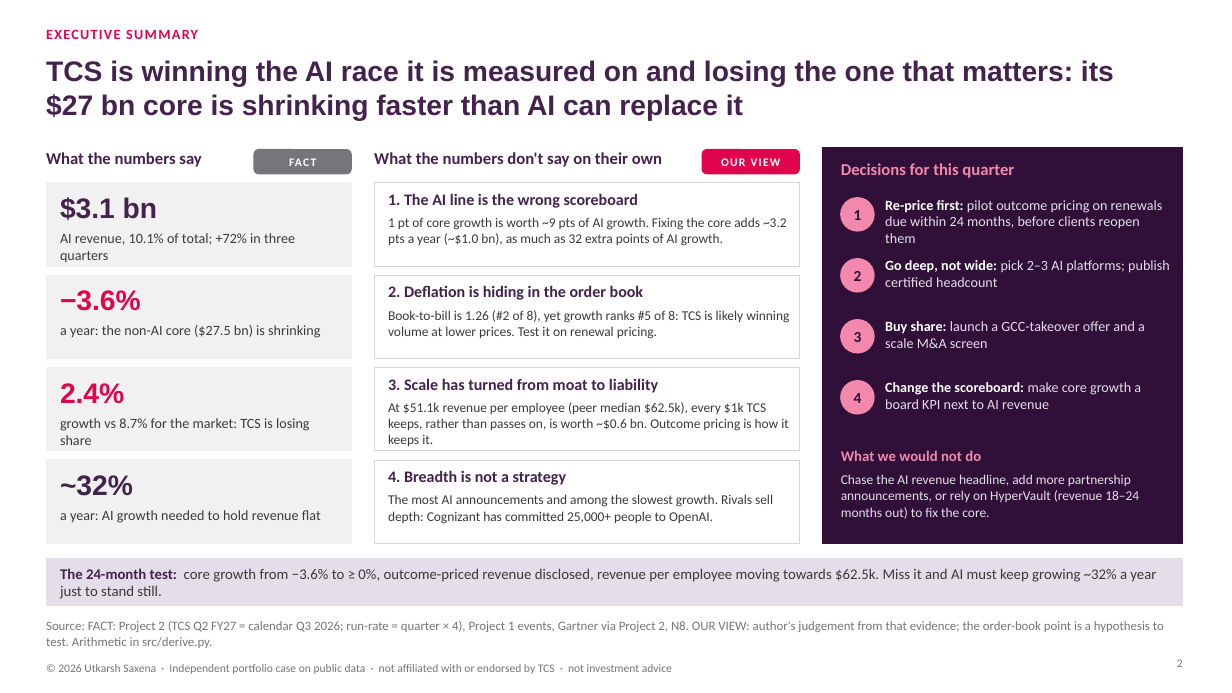
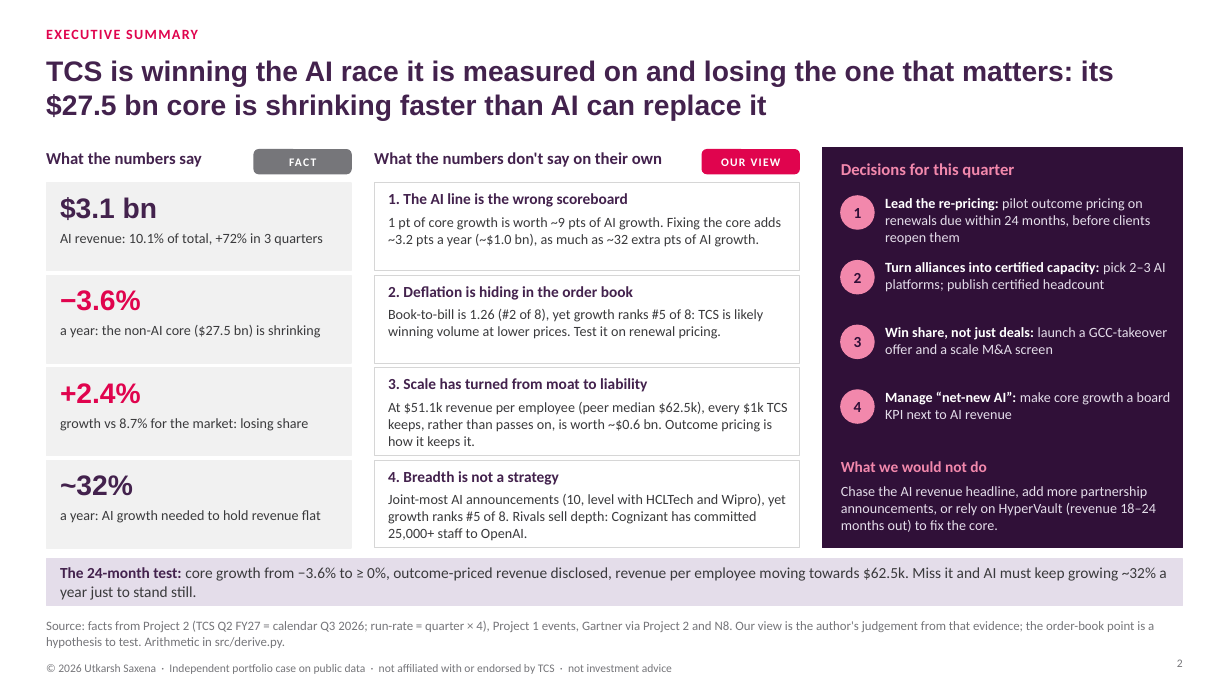
Before and after one commit to lokpriye96/ai-consulting-report-genai-services, a slide deck: slide 2 of outputs/TCS_AI_Deflation_Strategy.pptx. Drawn at 1232x693 pixels with LibreOffice and Linux fonts; fonts in the diff are those of the drawing. Boxes give left, top, right and bottom in pixels: in the first picture for what was removed or moved away, otherwise in the second. Text is boxed around its words. In the diff, an @@ line names an element or a change of style, - is before the commit and + after.

```diff
--- a/outputs/TCS_AI_Deflation_Strategy.pptx
+++ b/outputs/TCS_AI_Deflation_Strategy.pptx
@@ title at bbox=[46, 60, 1114, 121]: text changed @@
-TCS is winning the AI race it is measured on and losing the one that matters: its $27 bn core is shrinking faster than AI can replace it
+TCS is winning the AI race it is measured on and losing the one that matters: its $27.5 bn core is shrinking faster than AI can replace it
@@ rectangle: place and size @@
-rectangle at bbox=[823, 148, 1183, 543]
+rectangle at bbox=[823, 148, 1183, 548]
@@ rectangle: place and size @@
-rectangle at bbox=[46, 183, 351, 266]
+rectangle at bbox=[46, 183, 351, 271]
@@ rectangle: place and size @@
-rectangle at bbox=[374, 183, 799, 266]
+rectangle at bbox=[374, 183, 799, 271]
@@ text at bbox=[885, 198, 1150, 245]: text changed @@
-Re-price first: pilot outcome pricing on renewals due within 24 months, before clients reopen them
+Lead the re-pricing: pilot outcome pricing on renewals due within 24 months, before clients reopen them
@@ text at bbox=[60, 233, 322, 245]: text changed @@
-AI revenue, 10.1% of total; +72% in three quarters
+AI revenue: 10.1% of total, +72% in 3 quarters
@@ text at bbox=[388, 217, 781, 247]: text changed; size 10.5 to 11 pt @@
-1 pt of core growth is worth ~9 pts of AI growth. Fixing the core adds ~3.2 pts a year (~$1.0 bn), as much as 32 extra points of AI growth.
+1 pt of core growth is worth ~9 pts of AI growth. Fixing the core adds ~3.2 pts a year (~$1.0 bn), as much as ~32 extra pts of AI growth.
@@ text at bbox=[885, 262, 1166, 292]: text changed @@
-Go deep, not wide: pick 2–3 AI platforms; publish certified headcount
+Turn alliances into certified capacity: pick 2–3 AI platforms; publish certified headcount
@@ rectangle: place and size @@
-rectangle at bbox=[374, 275, 799, 359]
+rectangle at bbox=[374, 275, 799, 363]
@@ text "3": place and size @@
-text "3" at bbox=[854, 332, 862, 342]
+text "3" at bbox=[854, 337, 862, 347]
@@ ellipse: place and size @@
-ellipse at bbox=[841, 320, 874, 353]
+ellipse at bbox=[841, 325, 874, 359]
@@ text at bbox=[885, 327, 1167, 354]: text changed @@
-Buy share: launch a GCC-takeover offer and a scale M&A screen
+Win share, not just deals: launch a GCC-takeover offer and a scale M&A screen
@@ rectangle: place and size @@
-rectangle at bbox=[46, 368, 351, 451]
+rectangle at bbox=[46, 368, 351, 456]
@@ text at bbox=[60, 383, 141, 404]: text changed @@
-2.4%
++2.4%
@@ rectangle: place and size @@
-rectangle at bbox=[374, 368, 799, 451]
+rectangle at bbox=[374, 368, 799, 456]
@@ text at bbox=[60, 418, 308, 431]: text changed @@
-growth vs 8.7% for the market: TCS is losing share
+growth vs 8.7% for the market: losing share
@@ 2 texts, 1 ellipse: place and size @@
-2 texts, 1 ellipse at bbox=[841, 381, 981, 461]
+2 texts, 1 ellipse at bbox=[841, 390, 987, 472]
@@ text at bbox=[885, 391, 1171, 419]: text changed @@
-Change the scoreboard: make core growth a board KPI next to AI revenue
+Manage “net-new AI”: make core growth a board KPI next to AI revenue
@@ rectangle: place and size @@
-rectangle at bbox=[374, 460, 799, 543]
+rectangle at bbox=[374, 460, 799, 548]
@@ size 12.5 to 12 pt in 4 elements at bbox=[388, 193, 628, 207], bbox=[388, 286, 633, 300], bbox=[388, 378, 647, 392], bbox=[388, 471, 559, 485] @@
@@ text "What we would not do" at bbox=[841, 461, 987, 472]: size 11.5 to 12 pt @@
@@ text at bbox=[388, 494, 786, 541]: text changed; size 10.5 to 11 pt @@
-The most AI announcements and among the slowest growth. Rivals sell depth: Cognizant has committed 25,000+ people to OpenAI.
+Joint-most AI announcements (10, level with HCLTech and Wipro), yet growth ranks #5 of 8. Rivals sell depth: Cognizant has committed 25,000+ staff to OpenAI.
@@ size 10.5 to 11 pt in 3 elements at bbox=[388, 309, 763, 339], bbox=[388, 402, 788, 449], bbox=[841, 486, 1156, 532] @@
@@ text "Chase the AI revenue headline, ...": place and size @@
-text "Chase the AI revenue headline, ..." at bbox=[841, 474, 1139, 519]
+text "Chase the AI revenue headline, ..." at bbox=[841, 486, 1156, 532]
@@ text "The 24-month test: core growth ..." at bbox=[60, 567, 1166, 600]: size 11.5 to 12 pt @@
@@ text at bbox=[46, 621, 1154, 648]: text changed @@
-Source: FACT: Project 2 (TCS Q2 FY27 = calendar Q3 2026; run-rate = quarter × 4), Project 1 events, Gartner via Project 2, N8. OUR VIEW: author's judgement from that evidence; the order-book point is a hypothesis to test. Arithmetic in src/derive.py.
+Source: facts from Project 2 (TCS Q2 FY27 = calendar Q3 2026; run-rate = quarter × 4), Project 1 events, Gartner via Project 2 and N8. Our view is the author's judgement from that evidence; the order-book point is a hypothesis to test. Arithmetic in src/derive.py.
```
Also in this commit, not shown: 10 other slides changed, 16 other files.
